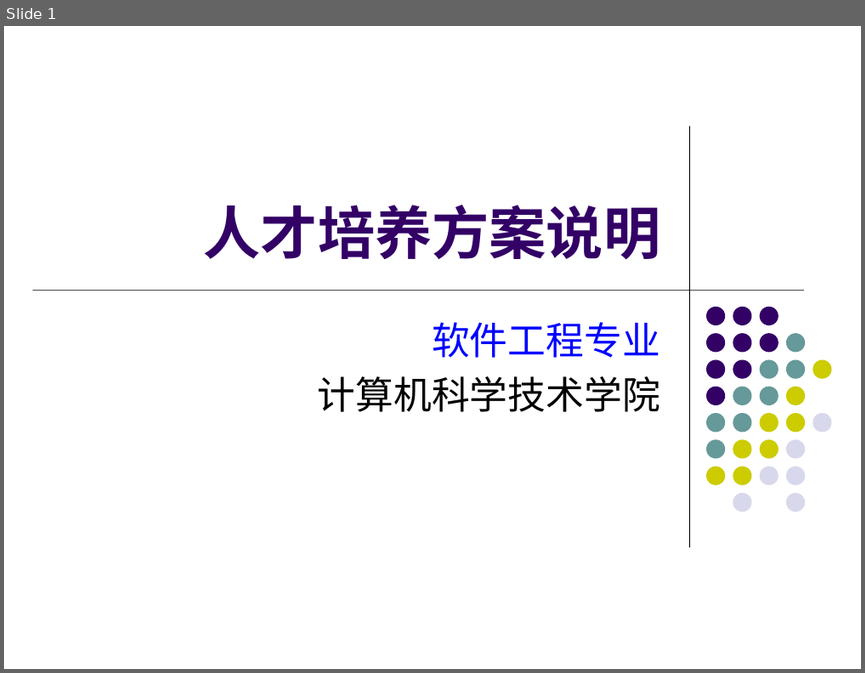
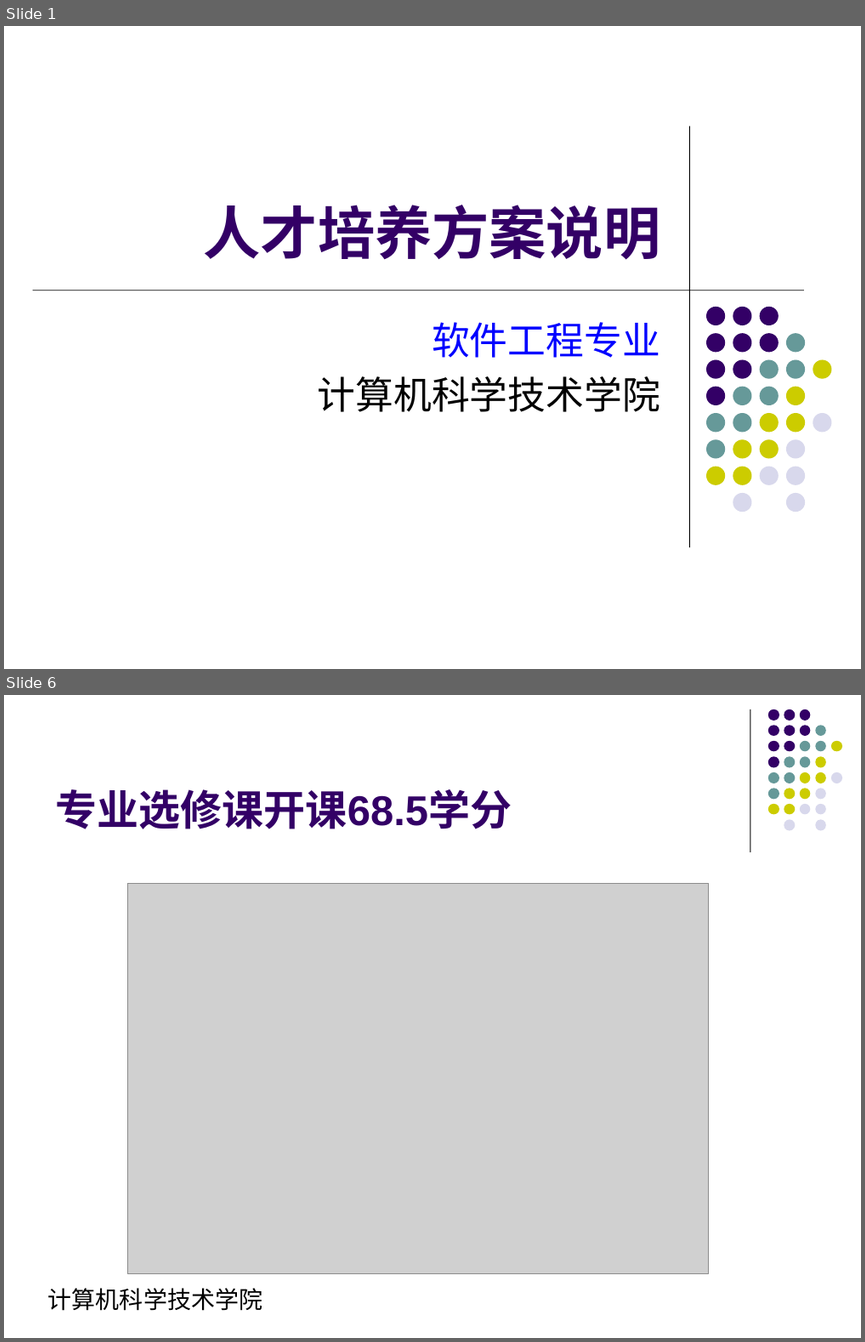
Before and after one commit to ciecclm/2016-, a slide deck: 软件工程培养方案汇报.ppt. Shown one above the other, each under a label of ours: slide 1 before the commit, slides 1 and 6 after it; the slides between them are not shown. The pictures are 865x673 and 865x1342 pixels, drawn with LibreOffice and Linux fonts; fonts in the diff are those of the drawing; grey boxes stand for pictures. Boxes give left, top, right and bottom in pixels: in the first picture for what was removed or moved away, otherwise in the second. Text is boxed around its words. In the diff, an @@ line names an element or a change of style, - is before the commit and + after.

```diff
--- a/软件工程培养方案汇报.ppt
+++ b/软件工程培养方案汇报.ppt
@@ slide 6 added at (4, 695, 861, 1338), background #FFFFFF @@
@@ line added from (750, 709) to (750, 851), #000000 0.74 pt @@
@@ title added at (55, 789, 511, 829), 35 pt, text #330066, bold @@
+专业选修课开课68.5学分
@@ group added at (768, 709, 842, 830): 31 ellipses @@
@@ picture added at (127, 883, 709, 1273) @@
@@ text added at (48, 1287, 262, 1310), 20 pt, text #000000 @@
+计算机科学技术学院
```
Also in this commit, not shown: 4 slides changed, 3 other slides added, 1 other file.
